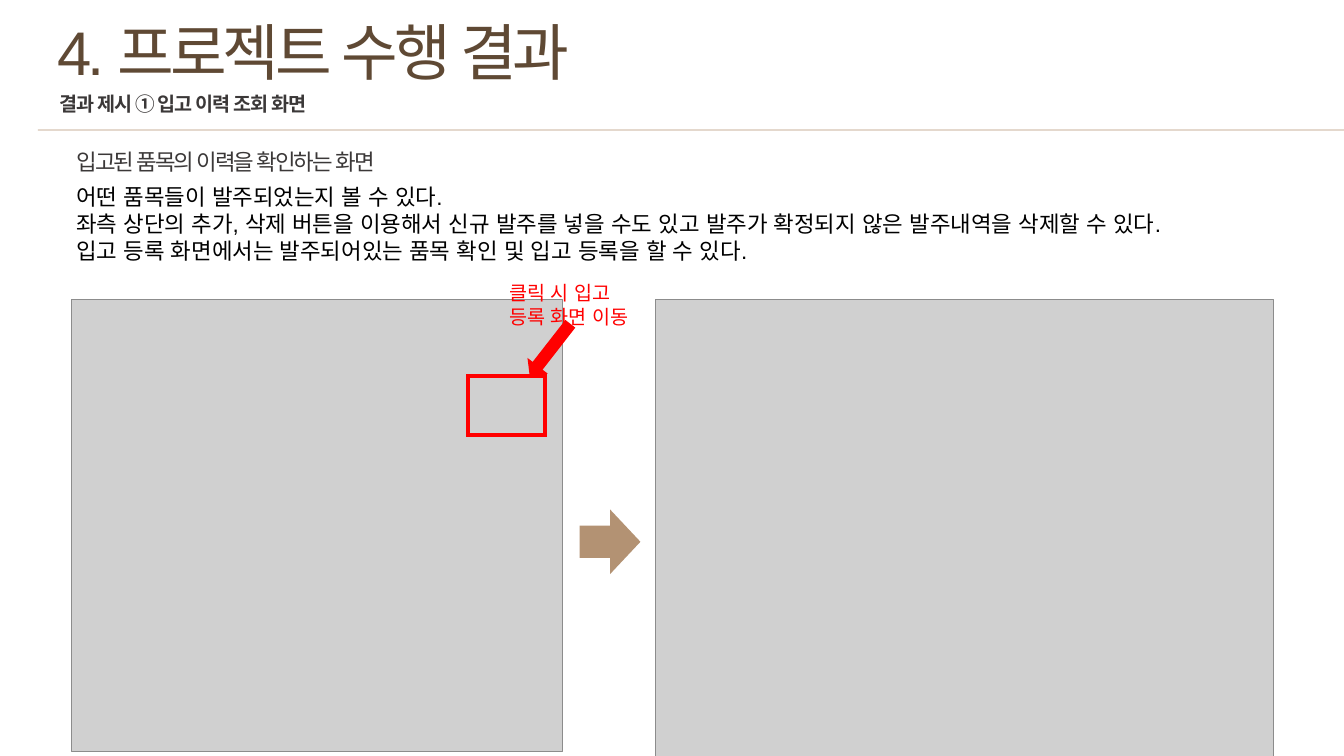
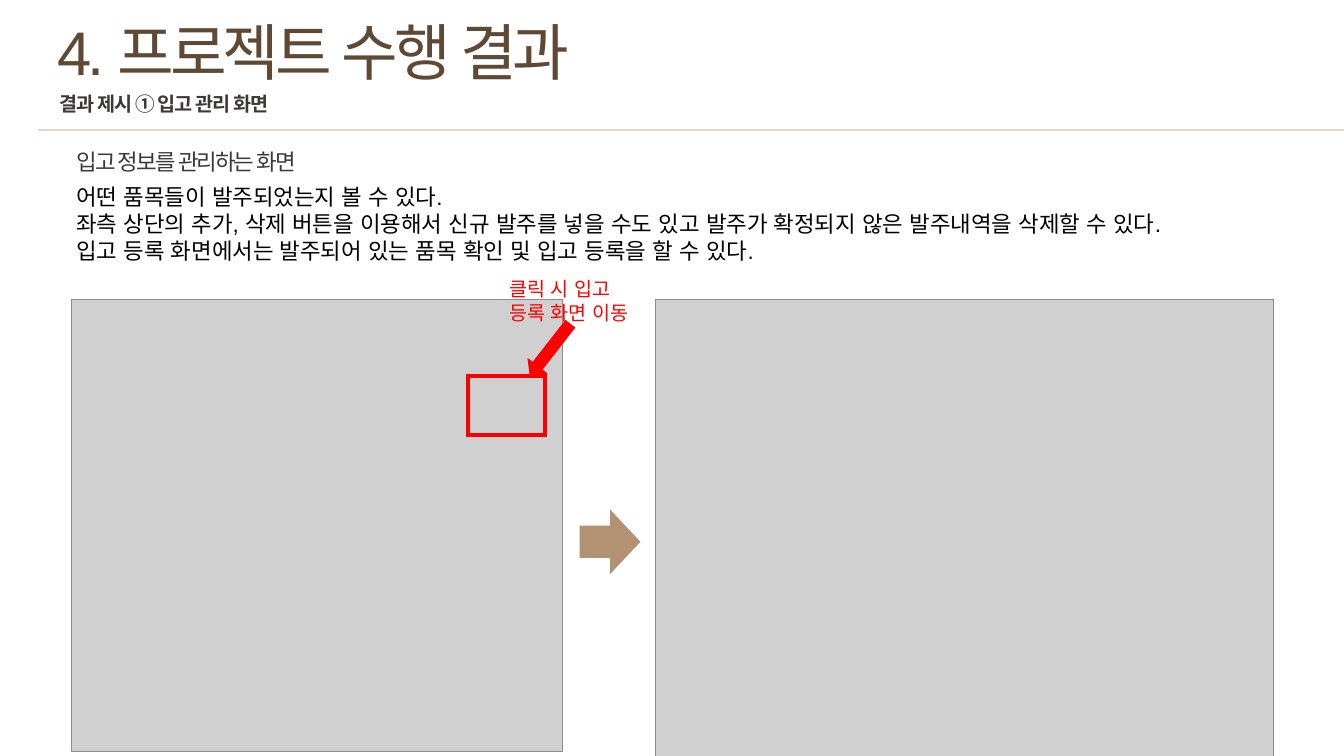
Before and after one commit to Haecms/TEST, a slide deck: slide 11 of 보고서.pptx (slide 10 before the commit). Drawn at 1344x756 pixels with LibreOffice and Linux fonts; fonts in the diff are those of the drawing; grey boxes stand for pictures. Boxes give left, top, right and bottom in pixels: in the first picture for what was removed or moved away, otherwise in the second. Text is boxed around its words. In the diff, an @@ line names an element or a change of style, - is before the commit and + after.

```diff
--- a/보고서.pptx
+++ b/보고서.pptx
@@ text at <box>59,94,268,113</box>: text changed @@
-결과 제시 ① 입고 이력 조회 화면
+결과 제시 ① 입고 관리 화면
@@ text at <box>76,151,296,172</box>: text changed @@
-입고된 품목의 이력을 확인하는 화면
+입고 정보를 관리하는 화면
@@ text at <box>76,240,754,261</box>: spaces changed @@
-입고 등록 화면에서는 발주되어있는 품목 확인 및 입고 등록을 할 수 있다.
+입고 등록 화면에서는 발주되어 있는 품목 확인 및 입고 등록을 할 수 있다.
@@ text "클릭 시 입고 등록 화면 ...": place and size @@
-text "클릭 시 입고 등록 화면 ..." at <box>509,280,628,330</box>
+text "클릭 시 입고 등록 화면 ..." at <box>509,279,628,326</box>
```
Also in this commit, not shown: 2 other slides changed, 1 slide added, 21 slides removed, 7 other files.
